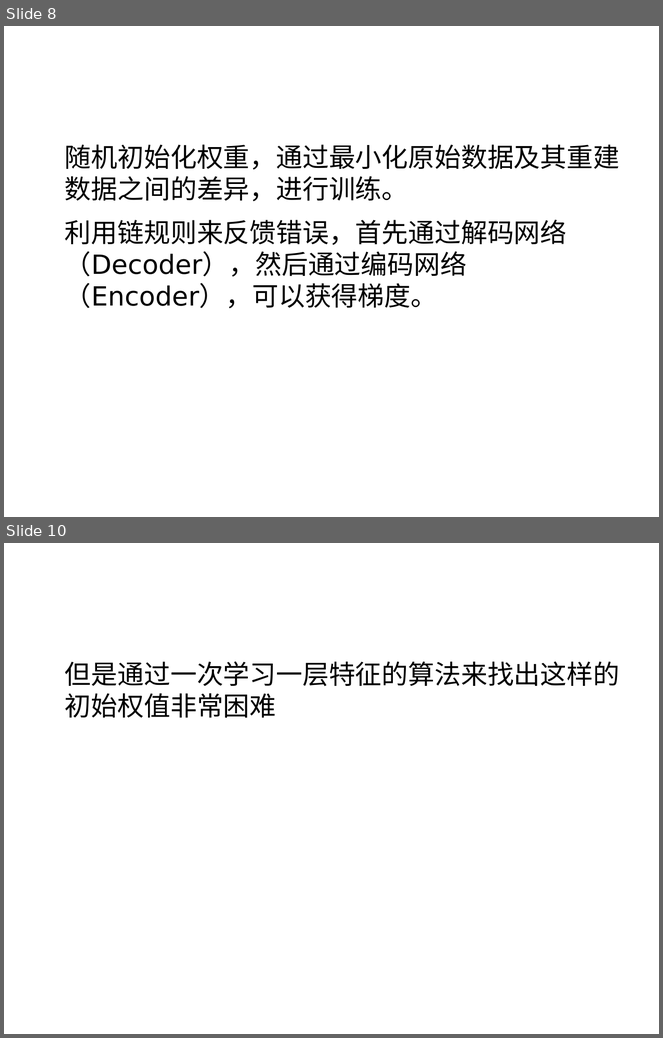
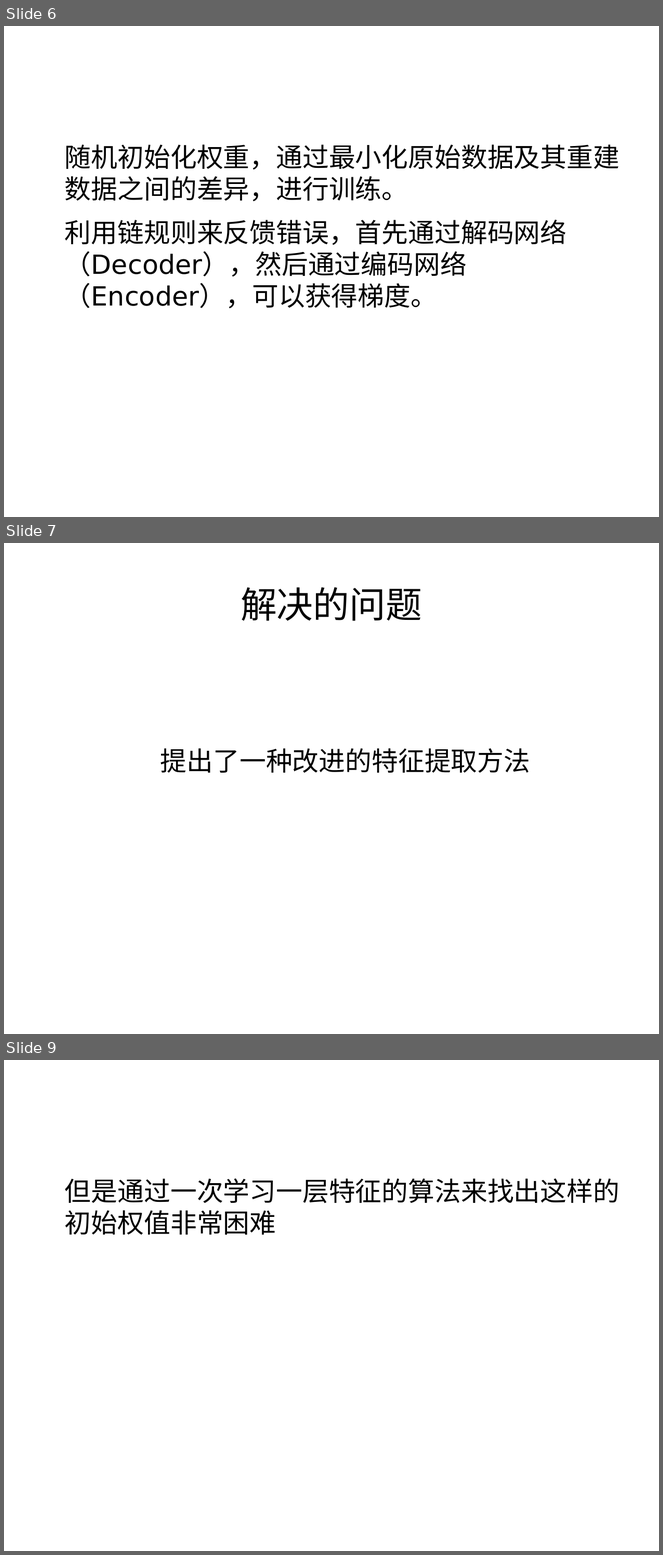
Before and after one commit to Mch233/Mch, a slide deck: work/ｐｐｔ２００６.odp. Shown one above the other, each under a label of ours: slides 8 and 10 before the commit, slides 6, 7 and 9 after it; the slides between them are not shown. The pictures are 663x1038 and 663x1555 pixels, drawn with LibreOffice and Linux fonts; fonts in the diff are those of the drawing. Boxes give left, top, right and bottom in pixels: in the first picture for what was removed or moved away, otherwise in the second. Text is boxed around its words. In the diff, an @@ line names an element or a change of style, - is before the commit and + after.

```diff
--- a/work/ｐｐｔ２００６.odp
+++ b/work/ｐｐｔ２００６.odp
@@ slide 7 added at (4, 543, 659, 1034), background #FFFFFF @@
@@ title added at (241, 587, 422, 621), 44 pt, text #000000 @@
+解决的问题
@@ text added at (161, 748, 530, 773), 32 pt, text #000000 @@
+提出了一种改进的特征提取方法
@@ what was slide 8 is now slide 6 @@
@@ what was slide 10 is now slide 9 @@
```
Also in this commit, not shown: 5 slides changed, 3 other slides added, 3 slides removed, 4 other files.
